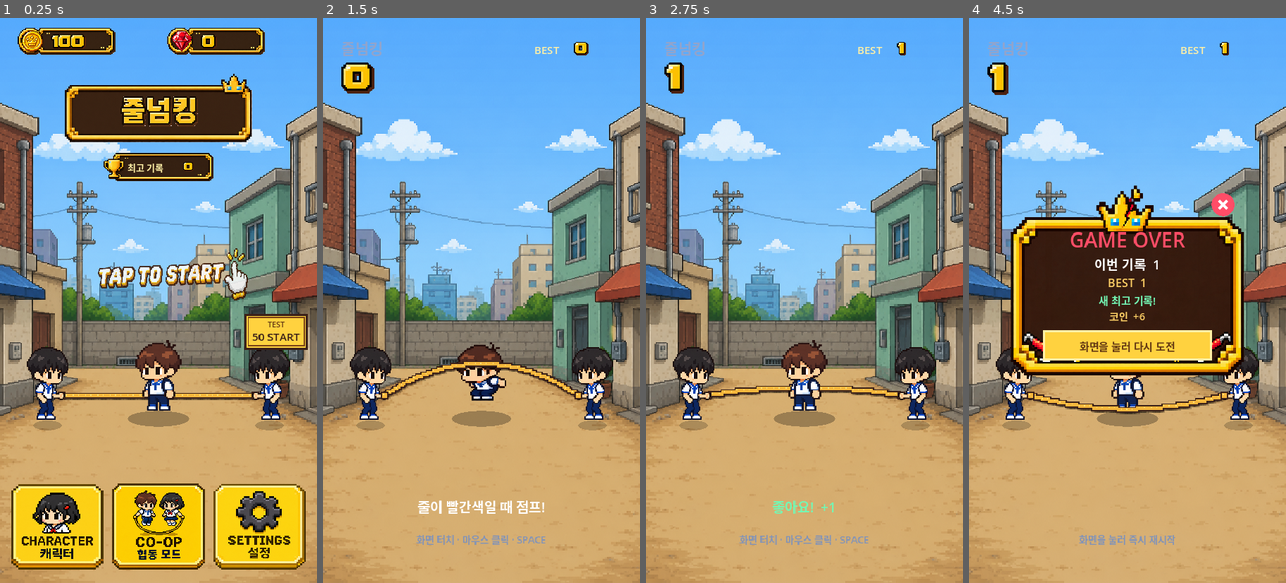
Above: before the commit, frames 1-4 (left to right).
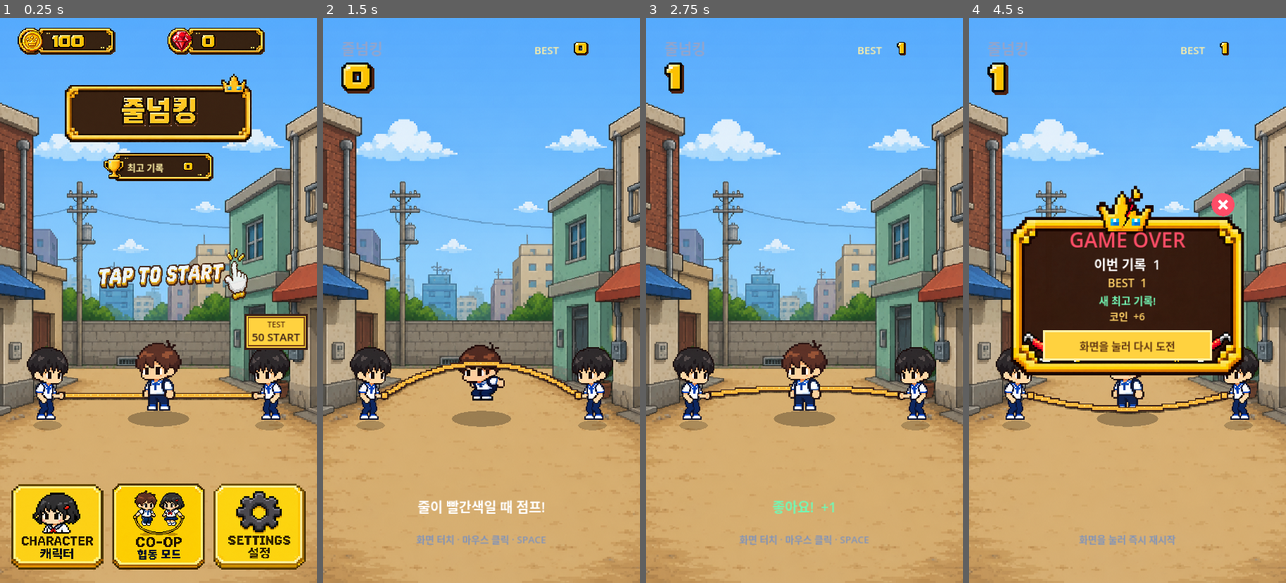
Above: after the commit, the same moments.

Repository: eunchan4490-star/Rope-King
Game: Godot game, scene res://main.tscn
Two runs of this game, one before a commit and one after it. Both use one fixed random seed, a clock stepped at 60 frames per second and the inputs below.
Inputs (mouse positions are in pixels of both pictures, inside the frame that each line leads up to):
- Up to frame 1 (0.25 s): no input
- Up to frame 2 (1.5 s): move the mouse to (551, 272) at 0.52 s; hold Space (jump) 0.53-1.28 s; click (551, 272) at 0.67 s; move the mouse to (418, 328) at 1.27 s; tap Space (jump) at 1.35 s; click (418, 328) at 1.42 s
- Up to frame 3 (2.75 s): tap Space (jump) at 1.52, 1.82 s; move the mouse to (836, 176) at 2.02 s; hold Space (jump) from 2.03 s (still down); click (836, 176) at 2.17 s
- Up to frame 4 (4.5 s): move the mouse to (1111, 413) at 2.77 s; release Space (jump) at 2.78 s; tap Space (jump) at 2.85, 3.02, 3.32, 4.35 s; click (1111, 413) at 2.92 s; move the mouse to (1222, 385) at 3.52 s; hold Space (jump) 3.53-4.28 s; click (1222, 385) at 3.67 s; move the mouse to (1032, 215) at 4.27 s; click (1032, 215) at 4.42 s

The runs differ from the first frame. In frame 1, 1.4% of the frame differs, in the area x 0-100%, y 1-98%; in frame 2, 1.1%; in frame 3, 0.8%; in frame 4, 1.6%, in the area x 0-100%, y 4-94%.

Commit message:
fix: clean character rendering and preserve jump proportions

Diff:
--- a/scripts/main.gd
+++ b/scripts/main.gd
@@ -232,7 +232,10 @@
 
 
 func _ready() -> void:
-	texture_filter = CanvasItem.TEXTURE_FILTER_NEAREST
+	# Character cutouts are supplied at a much higher resolution than their
+	# on-screen size. Linear sampling keeps their alpha edge clean while they
+	# are reduced, instead of exposing stair-stepped fringe pixels.
+	texture_filter = CanvasItem.TEXTURE_FILTER_LINEAR
 	feedback = RopeFeedbackManager.new()
 	add_child(feedback)
 	save_manager = RopeSaveManager.new()
@@ -1381,12 +1384,11 @@
 			used = cell_rect
 		player_jump_regions.append(Rect2(used))
 	if not player_jump_regions.is_empty():
-		var base_draw_size := player_base_region.size * player_base_scale
 		var jump_reference_size := player_jump_regions[0].size
-		player_jump_scale = Vector2(
-			base_draw_size.x / jump_reference_size.x,
-			base_draw_size.y / jump_reference_size.y
-		)
+		# Use one scale on both axes. The former per-axis fit forced every jump
+		# pose into the idle pose's bounding box, visibly squeezing wide poses.
+		var uniform_jump_scale := player_base_region.size.y * player_base_scale / jump_reference_size.y
+		player_jump_scale = Vector2.ONE * uniform_jump_scale
 
 
 func _texture_used_region(texture: Texture2D) -> Rect2:
--- a/tests/rope_logic_test.gd
+++ b/tests/rope_logic_test.gd
@@ -354,10 +354,12 @@
 	_expect(game.player_sprite != null, "default character idle sprite was not loaded")
 	_expect(game.player_jump_regions.size() == 4, "jump sheet was not split into four frames")
 	_expect(game.player_jump_scale.x > 0.0 and game.player_jump_scale.y > 0.0, "character scale was not calculated")
+	_expect(is_equal_approx(game.player_jump_scale.x, game.player_jump_scale.y), "jump sprite scale distorts the character aspect ratio")
 	_expect(not game.set_player_character("../unsafe"), "unsafe character id was accepted")
 	for character_id in ["schoolgirl_ponytail", "schoolgirl_bob"]:
 		_expect(game.set_player_character(character_id), "%s character could not be selected" % character_id)
 		_expect(game.player_jump_regions.size() == 4, "%s jump sheet was not split into four frames" % character_id)
+		_expect(is_equal_approx(game.player_jump_scale.x, game.player_jump_scale.y), "%s jump sprite scale distorts the character aspect ratio" % character_id)
 	for character_id in ["chef", "astronaut", "grandma_hiker", "retro_robot", "ballerina", "dino_onesie", "bunny_performer", "pastel_goth", "cafe_maid"]:
 		var idle_path := "res://assets/characters/%s/idle.png" % character_id
 		var jump_path := "res://assets/characters/%s/jump_sheet.png" % character_id
@@ -365,6 +367,7 @@
 		_expect(ResourceLoader.exists(jump_path), "%s jump sheet was not imported" % character_id)
 		_expect(game.set_player_character(character_id), "%s character could not be selected" % character_id)
 		_expect(game.player_jump_regions.size() == 4, "%s jump sheet was not split into four frames" % character_id)
+		_expect(is_equal_approx(game.player_jump_scale.x, game.player_jump_scale.y), "%s jump sprite scale distorts the character aspect ratio" % character_id)
 		var idle_image := (load(idle_path) as Texture2D).get_image()
 		_expect(idle_image.get_pixel(0, 0).a < 0.01, "%s idle sprite background is not transparent" % character_id)
 	_expect(game.set_player_character("default"), "default character could not be selected")
